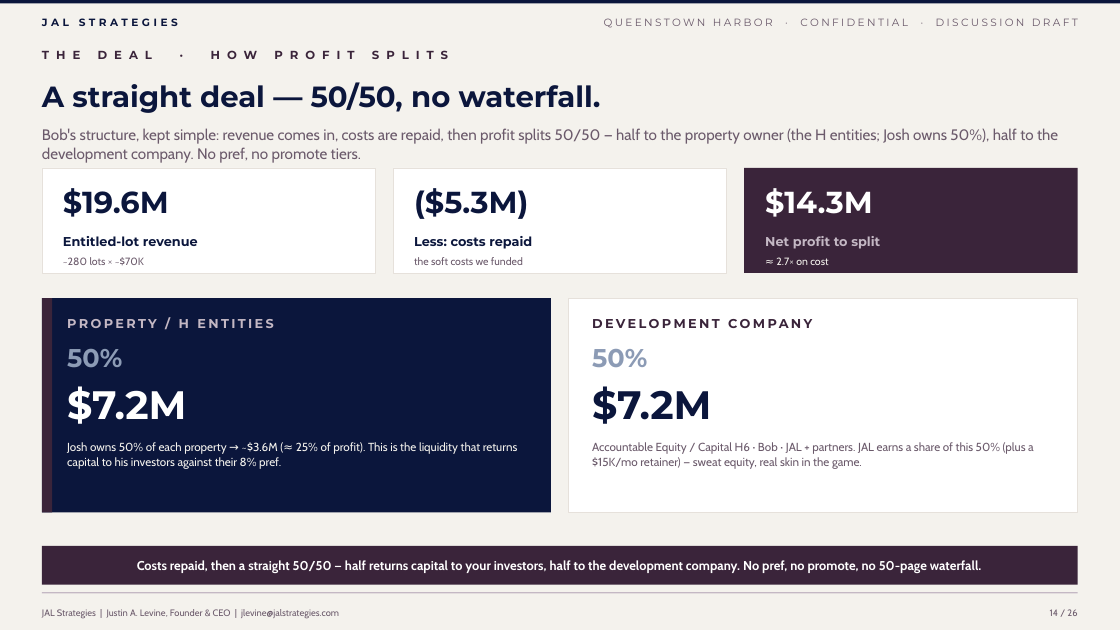
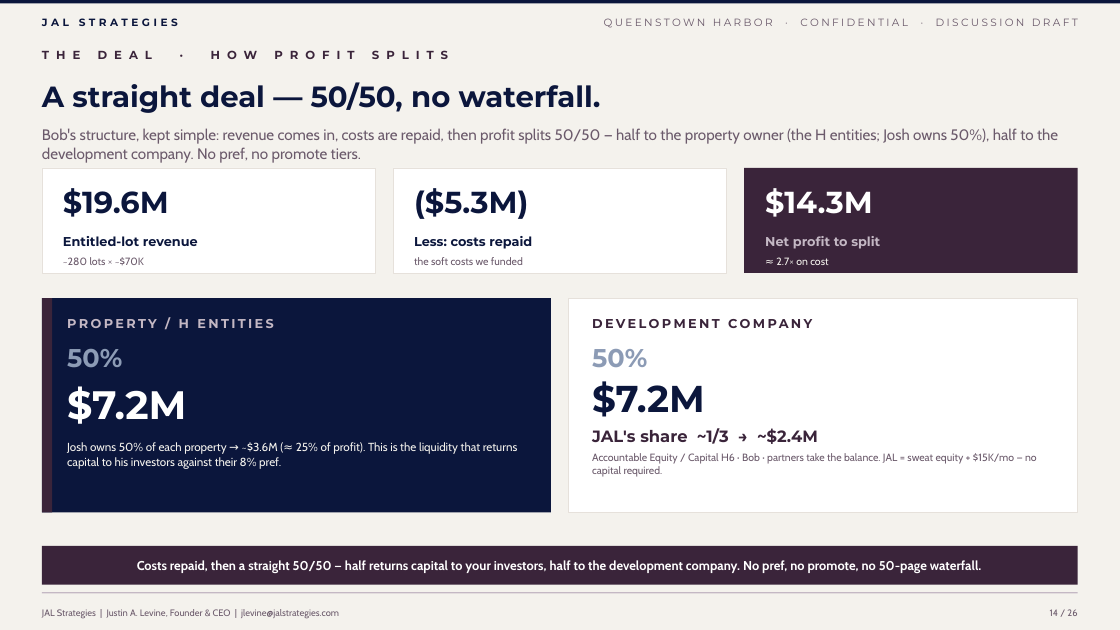
Before and after one commit to jlevine711/Apex, a slide deck: slide 14 of JAL_Queenstown_Harbor_Proposal.pptx. Drawn at 1120x630 pixels with LibreOffice and Linux fonts; fonts in the diff are those of the drawing. Boxes give left, top, right and bottom in pixels: in the first picture for what was removed or moved away, otherwise in the second. Text is boxed around its words. In the diff, an @@ line names an element or a change of style, - is before the commit and + after.

```diff
--- a/JAL_Queenstown_Harbor_Proposal.pptx
+++ b/JAL_Queenstown_Harbor_Proposal.pptx
@@ text "$7.2M" at box(592, 381, 705, 417): size 34 to 32 pt @@
@@ text at box(592, 428, 818, 444): text changed; size 10 to 14 pt; font Cabin to Montserrat; text colour #6B5A6B to #3A243A; bold on @@
-Accountable Equity / Capital H6 · Bob · JAL + partners. JAL earns a share of this 50% (plus a $15K/mo retainer) — sweat equity, real skin in the game.
+JAL's share ~1/3 → ~$2.4M
@@ text "JAL's share ~1/3 → ~$2.4M" at box(592, 428, 818, 444): vertical alignment top to middle @@
@@ text added at box(592, 453, 1037, 477), 9 pt, text #6B5A6B @@
+Accountable Equity / Capital H6 · Bob · partners take the balance. JAL = sweat equity + $15K/mo — no capital required.
```
Also in this commit, not shown: 1 other slide changed, 4 other files.
